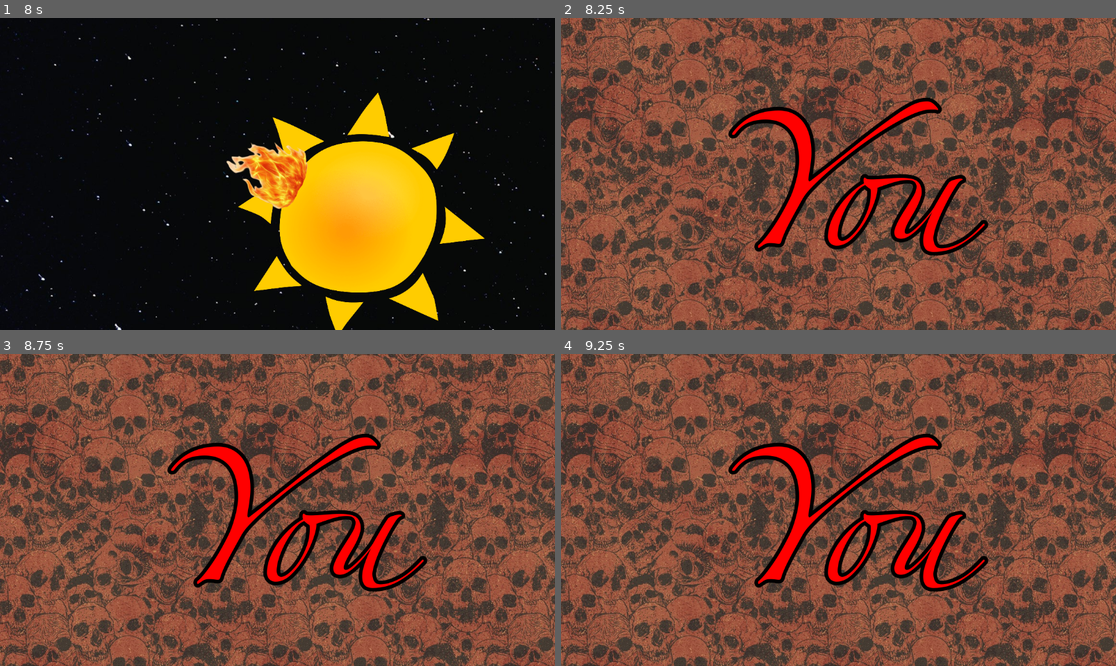
Above: before the commit, frames 1-4 (two rows, left to right).
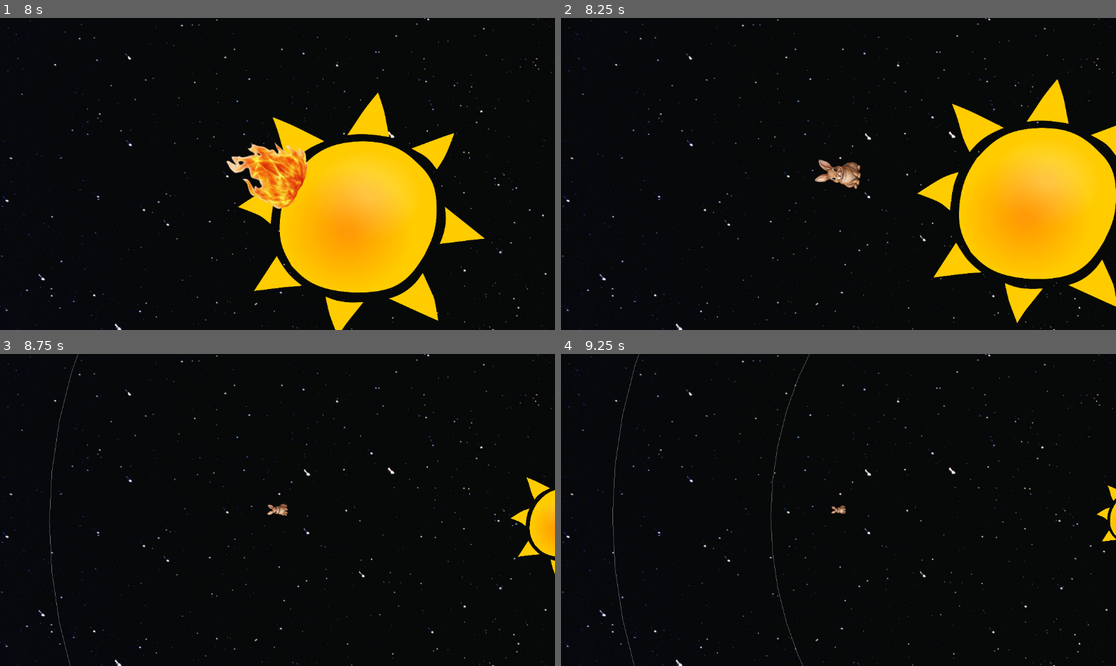
Above: after the commit, the same moments.

Repository: Dandandooo/planet-hopper
Game: Godot game, scene res://levels/level1.tscn
The game is run twice, just before and just after one commit, with the same random seed, the same clock (stepped at 60 frames per second) and the same inputs.
Inputs (mouse positions are in pixels of both pictures, inside the frame that each line leads up to):
- Up to frame 1 (8 s): tap Enter at 0.5, 1.35, 3.6, 5.85 s; move the mouse to (249, 236) at 0.52 s; hold Right (right) 0.53-2.03 s; tap Space (jump) at 0.6, 0.77, 1.07, 1.52, 1.55, 1.82, 2.3, 2.85, 3.02, 3.32, 3.77, 3.8, 4.07, 4.52, 4.55, 4.82, 5.1, 6.02, 6.05, 6.32, 6.77, 6.8, 7.07, 7.35, 7.52, 7.82 s; click (249, 236) at 0.67 s; move the mouse to (444, 220) at 1.27 s; move the mouse to (111, 127) at 2.02 s; hold Left (left) 2.03-4.28 s; tap F at 2.1, 4.35, 6.6 s; move the mouse to (305, 174) at 2.77 s; click (305, 174) at 2.92 s; move the mouse to (194, 96) at 3.52 s; move the mouse to (399, 158) at 4.27 s; hold Right (right) from 4.28 s (still down); move the mouse to (166, 189) at 5.02 s; click (166, 189) at 5.17 s; move the mouse to (333, 105) at 5.77 s; move the mouse to (249, 236) at 6.52 s; move the mouse to (444, 220) at 7.27 s; click (444, 220) at 7.42 s
- Up to frame 2 (8.25 s): move the mouse to (672, 127) at 8.02 s; release Right (right) at 8.03 s; hold Left (left) from 8.03 s (still down); tap Enter at 8.1 s
- Up to frame 3 (8.75 s): keep holding Left (left); tap Space (jump) at 8.3 s
- Up to frame 4 (9.25 s): keep holding Left (left); move the mouse to (866, 510) at 8.77 s; tap F at 8.85 s; tap Space (jump) at 9.02, 9.05 s

Frame 1 is identical in both runs. In frame 2, 97% of the frame differs, in the area x 0-100%, y 0-100%; in frame 3, 97%; in frame 4, 97%.

Commit message:
Health added and damage tweaked

Diff:
--- a/components/star.gd
+++ b/components/star.gd
@@ -18,4 +18,5 @@
 func _kill_node(node: Node):
 	var player = node as Wabbit
 	if player:
-		player.die()
+		#player.die()
+		player.hurt()
--- a/components/wabbit.gd
+++ b/components/wabbit.gd
@@ -14,6 +14,7 @@
 var current_planet: Celestial = null
 var current_planet_radius: float
 var current_planet_angle: float
+var health: float = 100
 
 var planets: Array[Celestial]
 
@@ -136,3 +137,16 @@
 	await get_tree().create_timer(1).timeout
 	get_tree().change_scene_to_file("res://levels/death_screen.tscn")
 	pass
+
+func hurt() -> void:
+	$AudioStreamPlayer2D.stream = death_sound
+	$AudioStreamPlayer2D.play()
+	$DeathFire.visible = true
+	health = health - 25
+	await get_tree().create_timer(1).timeout
+	launch(global_rotation - PI / 2, jumpspeed * 4)
+	if health <= 0:
+		die()
+	else:
+		$DeathFire.visible = false
+	pass
